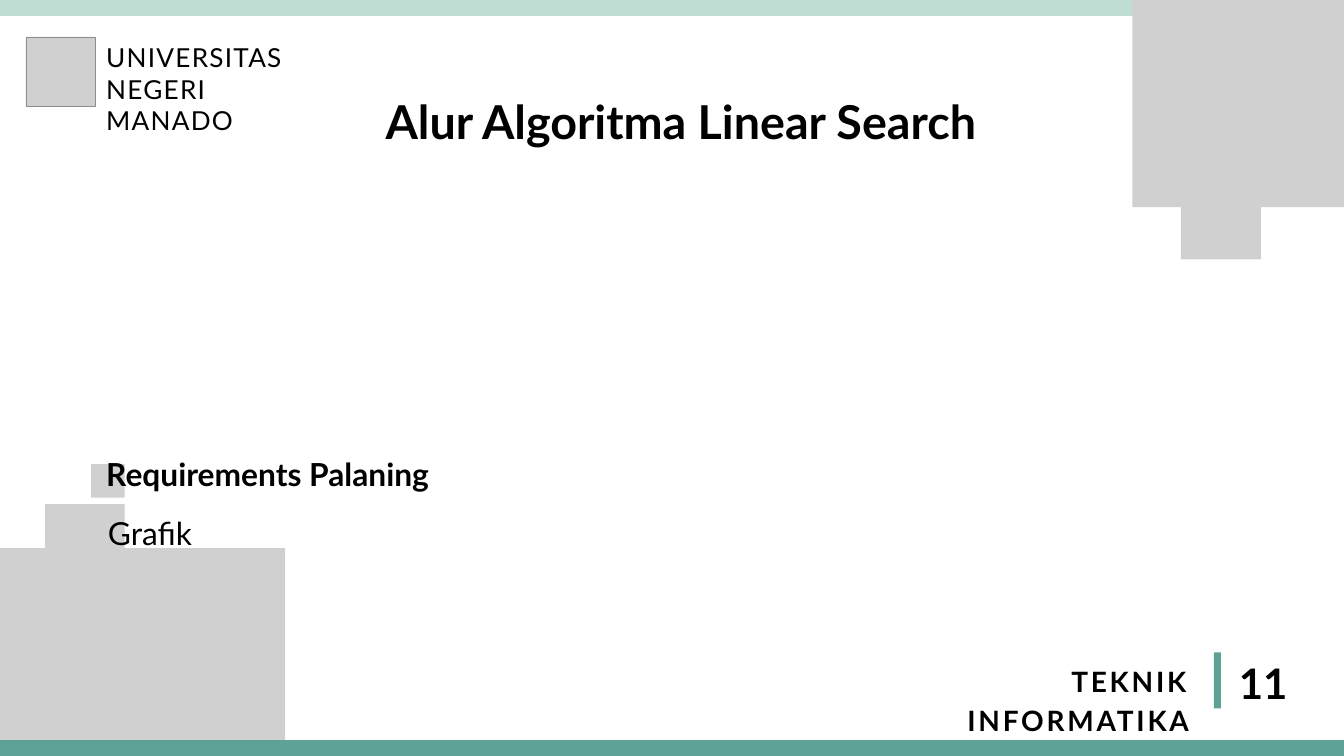
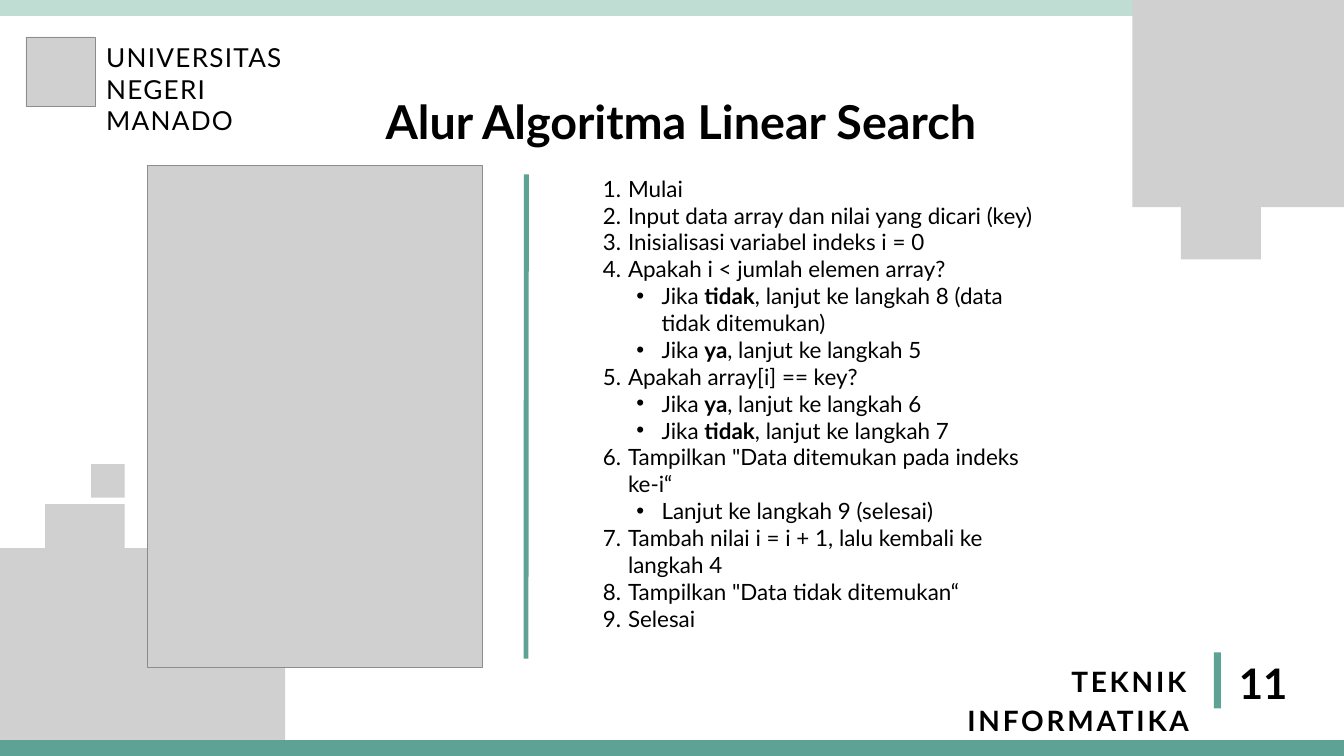
Before and after one commit to paulwenny/MyProposalSkripsi2020, a slide deck: slide 12 of PPT Ujian Proposal - Skripsi/PPT SEMPRO PAULINUS WENEHENUBUN 20210090.pptx. Drawn at 1344x756 pixels with LibreOffice and Linux fonts; fonts in the diff are those of the drawing; grey boxes stand for pictures. Boxes give left, top, right and bottom in pixels: in the first picture for what was removed or moved away, otherwise in the second. Text is boxed around its words. In the diff, an @@ line names an element or a change of style, - is before the commit and + after.

```diff
--- a/PPT Ujian Proposal - Skripsi/PPT SEMPRO PAULINUS WENEHENUBUN 20210090.pptx
+++ b/PPT Ujian Proposal - Skripsi/PPT SEMPRO PAULINUS WENEHENUBUN 20210090.pptx
@@ picture added at box(147, 165, 482, 667) @@
@@ line added from (526, 659) to (526, 174), #5DA295 5.25 pt @@
@@ text added at box(628, 180, 1032, 627), 24 pt, text #000000 @@
+1. Mulai
+2. Input data array dan nilai yang dicari (key)
+3. Inisialisasi variabel indeks i = 0
+4. Apakah i < jumlah elemen array?
+  • Jika tidak, lanjut ke langkah 8 (data tidak ditemukan)
+  • Jika ya, lanjut ke langkah 5
+5. Apakah array[i] == key?
+  • Jika ya, lanjut ke langkah 6
+  • Jika tidak, lanjut ke langkah 7
+6. Tampilkan "Data ditemukan pada indeks ke-i“
+  • Lanjut ke langkah 9 (selesai)
+7. Tambah nilai i = i + 1, lalu kembali ke langkah 4
+8. Tampilkan "Data tidak ditemukan“
+9. Selesai
@@ text removed at box(106, 462, 429, 492) @@
-Requirements Palaning
@@ text removed at box(108, 517, 192, 551) @@
-Grafik
```
Also in this commit, not shown: 2 other slides changed, 1 slide added.
